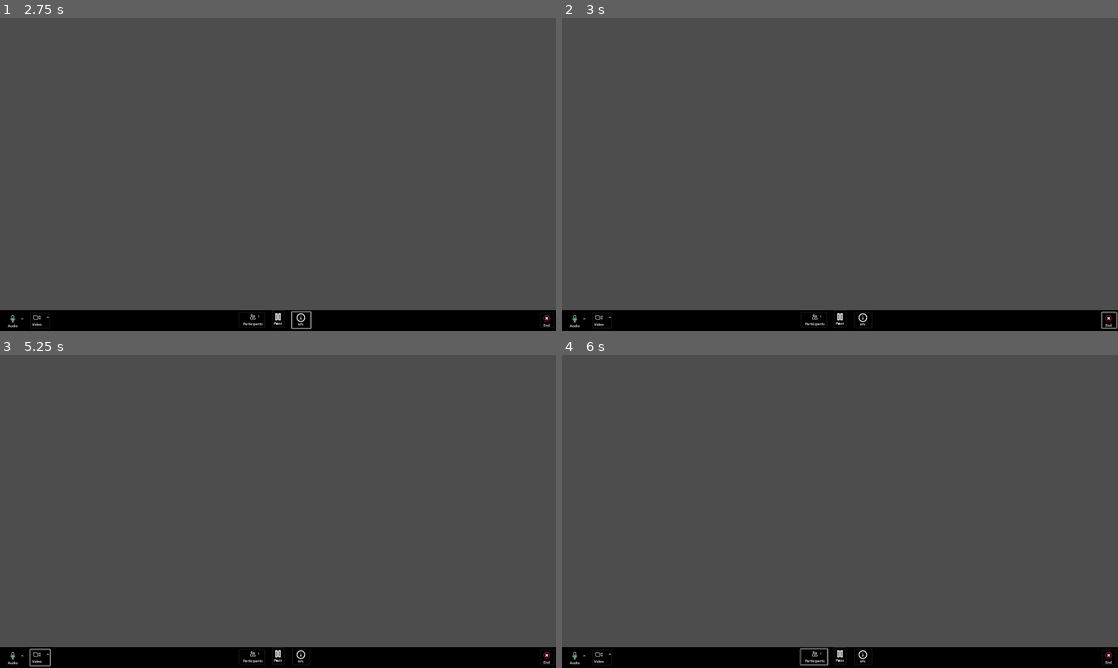
Above: before the commit, frames 1-4 (two rows, left to right).
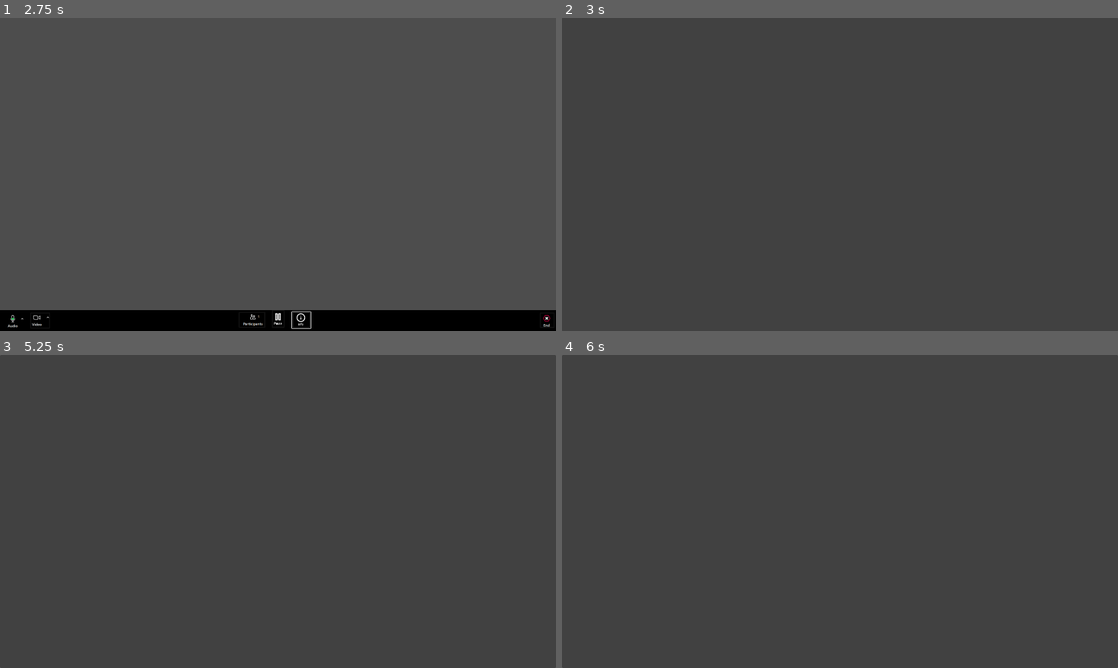
Above: after the commit, the same moments.

Repository: Charles-Dea/zoom-whack-a-mole
Game: Godot game, scene res://color_rect.tscn
The game is run twice, just before and just after one commit, with the same random seed, the same clock (stepped at 60 frames per second) and the same inputs. This scene is started directly instead of the project's main scene.
Inputs (mouse positions are in pixels of both pictures, inside the frame that each line leads up to):
- Up to frame 1 (2.75 s): click (38, 321) at 0.5 s; click (250, 318) at 1.25 s; click (300, 321) at 2 s
- Up to frame 2 (3 s): click (1106, 321) at 2.75 s
- Up to frame 3 (5.25 s): click (278, 511) at 3.52 s; click (278, 511) at 4.27 s; click (38, 658) at 5.02 s
- Up to frame 4 (6 s): click (812, 655) at 5.77 s

Frame 1 is identical in both runs. In frame 2, 6.6% of the frame differs, in the area x 0-100%, y 93-100%; in frame 3, 6.6%; in frame 4, 6.6%.

Commit message:
git is evil

Diff:
--- a/MainScene.tscn
+++ b/MainScene.tscn
@@ -1,6 +1,6 @@
 [gd_scene load_steps=2 format=3 uid="uid://vftrfnlxnjbc"]
 
-[ext_resource type="Script" uid="uid://bs3158bxcmy2v" path="res://scenes/canvas_layer.gd" id="1_3mqji"]
+[ext_resource type="Script" uid="uid://bs3158bxcmy2v" path="res://Scenes/canvas_layer.gd" id="1_3mqji"]
 
 [node name="Main" type="Node2D"]
 
--- a/color_rect.tscn
+++ b/color_rect.tscn
@@ -1,11 +1,12 @@
-[gd_scene load_steps=7 format=3 uid="uid://eh1bp5mnhfdl"]
+[gd_scene load_steps=8 format=3 uid="uid://eh1bp5mnhfdl"]
 
 [ext_resource type="Texture2D" uid="uid://c5r80rktbduyt" path="res://audio.png" id="1_0xpbd"]
 [ext_resource type="Texture2D" uid="uid://ta1k1q2kvfn" path="res://video.png" id="2_dg4w3"]
-[ext_resource type="Texture2D" uid="uid://dnmcgvd1pj0lw" path="res://pause.png" id="3_kt3rk"]
+[ext_resource type="Texture2D" uid="uid://b8fdb0cnuer1l" path="res://pause.png" id="3_kt3rk"]
 [ext_resource type="Texture2D" uid="uid://clenjp6pfx3vt" path="res://participants.png" id="4_trtdd"]
-[ext_resource type="Texture2D" uid="uid://dvrkrekkb73cu" path="res://info.png" id="5_wtsn3"]
+[ext_resource type="Texture2D" uid="uid://bhti27cwcpt3q" path="res://info.png" id="5_wtsn3"]
 [ext_resource type="Texture2D" uid="uid://yicmatk3p6nr" path="res://end.png" id="6_5lx7m"]
+[ext_resource type="Script" uid="uid://cs50xt1v2t5hy" path="res://end.gd" id="7_dg4w3"]
 
 [node name="ColorRect" type="ColorRect"]
 anchors_preset = 12
@@ -103,3 +104,4 @@
 grow_horizontal = 0
 grow_vertical = 0
 icon = ExtResource("6_5lx7m")
+script = ExtResource("7_dg4w3")
--- /dev/null
+++ b/credits.tscn
@@ -0,0 +1,11 @@
+[gd_scene load_steps=2 format=3 uid="uid://tdt5iehobnsg"]
+
+[ext_resource type="Texture2D" uid="uid://6yb1rsfevcvq" path="res://credits.svg" id="1_nm7lk"]
+
+[node name="Button" type="Button"]
+anchors_preset = 15
+anchor_right = 1.0
+anchor_bottom = 1.0
+grow_horizontal = 2
+grow_vertical = 2
+icon = ExtResource("1_nm7lk")
--- /dev/null
+++ b/end.gd
@@ -0,0 +1,3 @@
+extends Button
+func _pressed():
+	get_tree().change_scene_to_file('res://credits.tscn')
--- a/project.godot
+++ b/project.godot
@@ -19,5 +19,6 @@
 
 window/size/viewport_width=1920
 window/size/viewport_height=1080
+window/size/mode=3
 window/stretch/mode="viewport"
 window/stretch/aspect="expand"
Binary file added: credits.png
Not shown, added: credits.png.import
Not shown, added: end.gd.uid
Not shown, added: info.png.import
Not shown, added: pause.png.import
